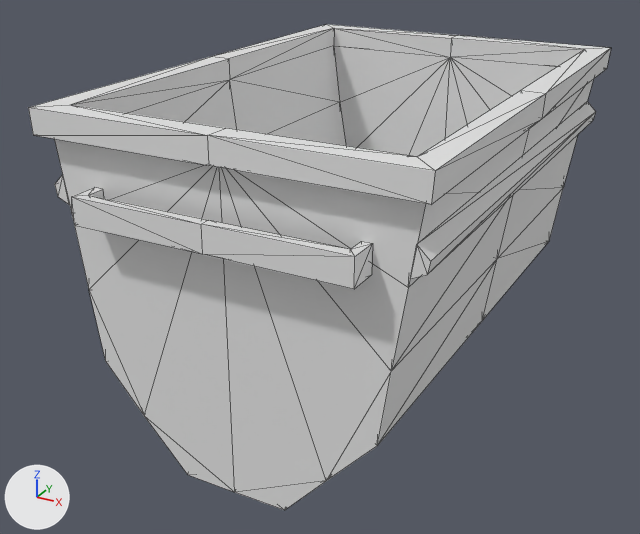
What one commit did to the COLLADA model oldgoldmine-game/Assets/Models/Cart/WoodenCart/cart_wooden.dae.
One viewpoint serves both versions: a 50 mm camera at (2.83, -5.79, 3.12) aimed at (-0.22, -0.24, 0.35). Lighting does not change. The marker at lower left points along +X, +Y and +Z. Mesh edges are drawn as thin lines. Materials are left out; every surface is plain grey.

Names of what the first picture shows: 'Body_001'.
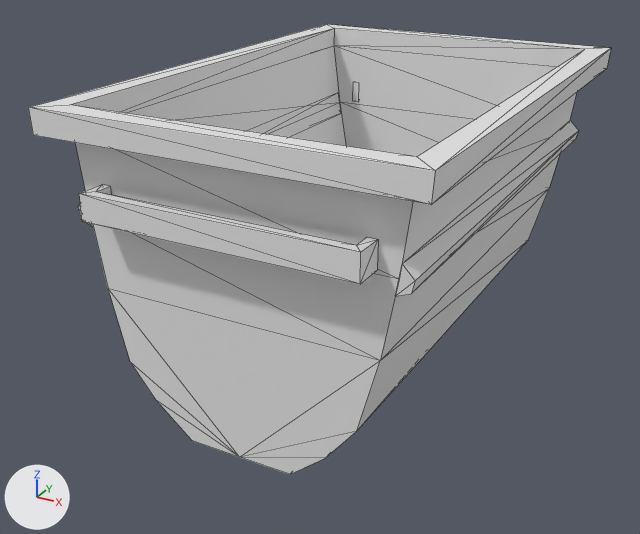
What differs and where, as boxes (x1, y1, x2, y2) in the pictures (640 x 534 px):
'Body_001', reshaped, rescaled (7% shorter)
    before: (28, 24, 611, 510)
    after: (28, 24, 611, 474)
part 1 of me_body_002, rebuilt (7% shorter)
    before: (28, 24, 611, 510)
    after: (28, 24, 611, 474)
part 2 of me_body_002, rebuilt
    before: (410, 101, 596, 279)
    after: (396, 120, 579, 296)
part 3 of me_body_002, rebuilt
    before: (55, 175, 70, 205)
    after: (78, 204, 93, 227)
part 4 of me_body_002, added
    after: (79, 184, 378, 284)
part 5 of me_body_002, deleted
    before: (72, 188, 372, 289)

Diff of the bpy script that builds the scene:
```diff
--- a/oldgoldmine-game/Assets/Models/Cart/WoodenCart/cart_wooden.dae.py
+++ b/oldgoldmine-game/Assets/Models/Cart/WoodenCart/cart_wooden.dae.py
@@ me_body_002 @@
 # used by ob_body_001; location = (0.0, 0.0, 0.865); rotation_euler = (1.571, 0.0, 0.0), in degrees (90, 0, 0); scale = (1.1, 1.47, 1.25)
-me_body_002.from_pydata(...)  # 165 vertices, 392 faces; spans x -1.22..1.22, y -1.03..0.66, z -1.62..1.62
+me_body_002.from_pydata(...)  # 86 vertices, 150 faces; spans x -1.34..1.34, y -1.27..0.97, z -1.96..1.96
+# me_body_002 part 1: the loose piece of 109 vertices spanning x -1.22..1.22, y -1.03..0.66, z -1.54..1.54 is rebuilt with 38 vertices and now spans x -1.34..1.34, y -1.27..0.97, z -1.93..1.93
+# me_body_002 part 2: the loose piece of 8 vertices spanning x 1.09..1.18, y 0.22..0.36, z -1.46..1.46 is rebuilt with 8 vertices and now spans x 1.08..1.19, y 0.17..0.37, z -1.76..1.76
+# me_body_002 part 3: the loose piece of 8 vertices spanning x -1.18..-1.09, y 0.22..0.36, z -1.46..1.46 is rebuilt with 8 vertices and now spans x -1.2..-1.09, y 0.17..0.37, z -1.75..1.75
+# me_body_002 part 4: a new loose piece of 16 vertices spanning x -0.97..0.97, y 0.29..0.48, z 1.75..1.96
+# me_body_002 part 5: the loose piece of 20 vertices spanning x -0.88..0.88, y 0.2..0.33, z 1.45..1.62 is deleted
@@ ob_body_001 @@
 ob_body_001.rotation_euler = (1.571, 0.0, 0.0)  # degrees (90, 0, 0)
-ob_body_001.scale = (1.1, 1.47, 1.25)
```
